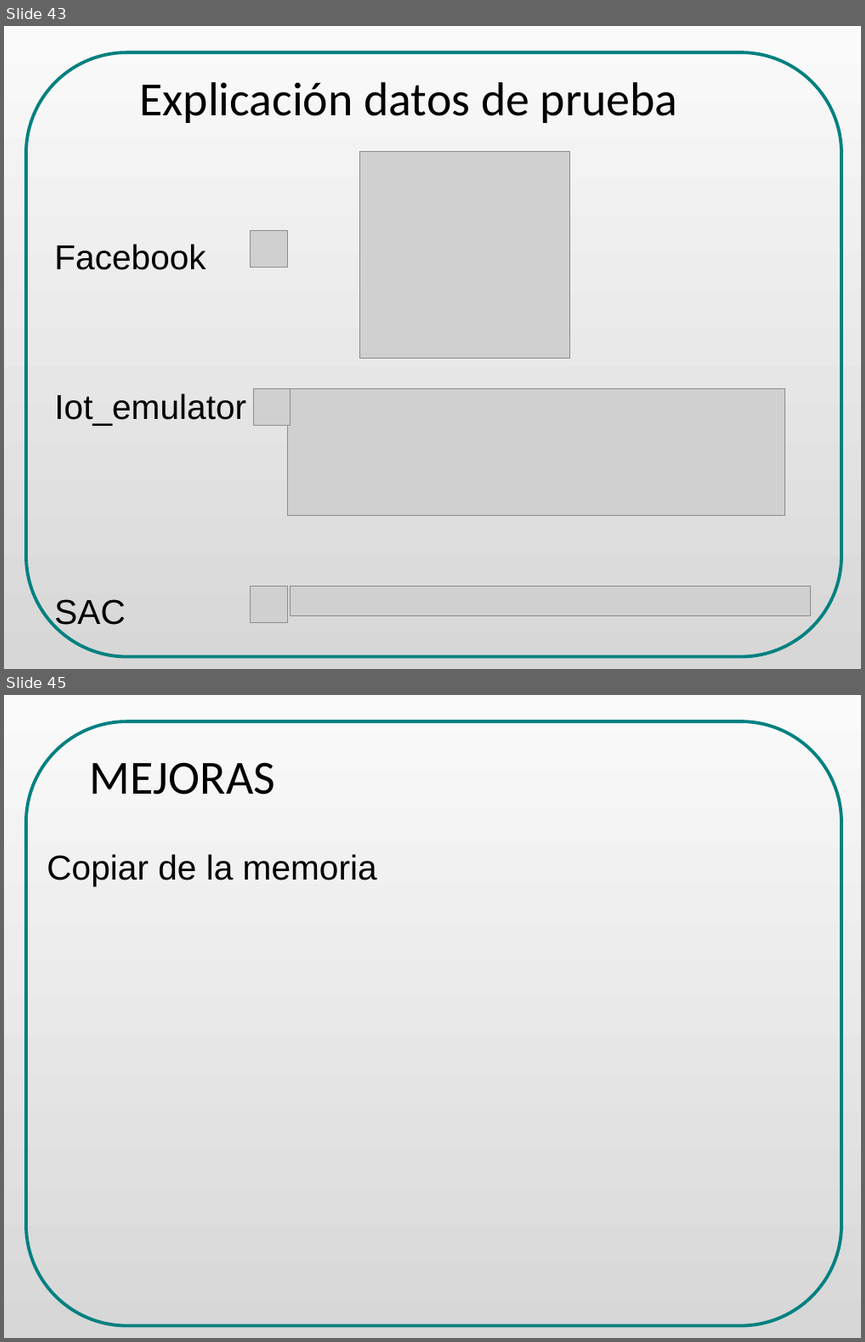
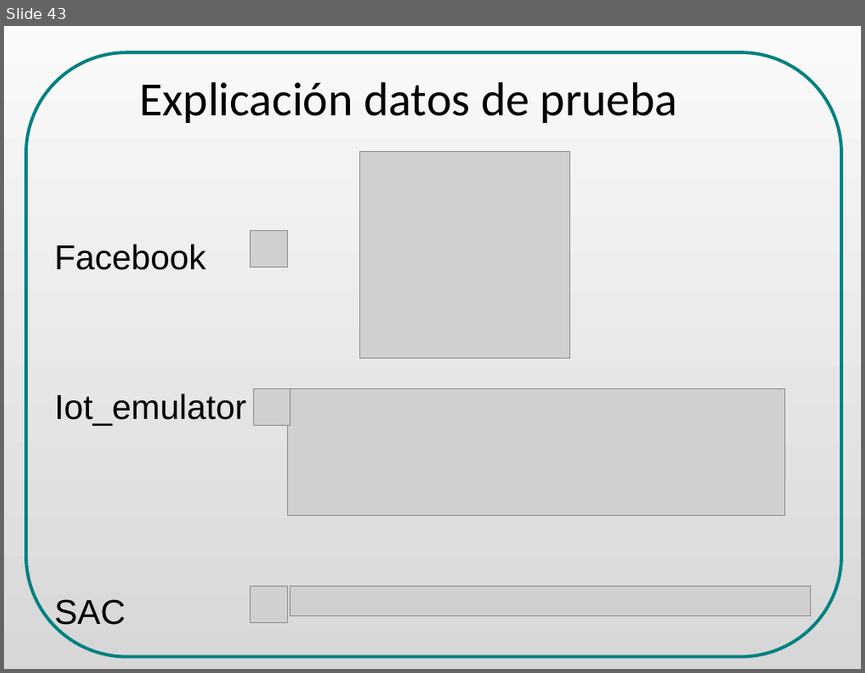
Before and after one commit to danielsalgadop/sac, a slide deck: docs/presentation/social_access_controller_ODP_final.odp. Shown one above the other, each under a label of ours: slides 43 and 45 before the commit, slide 43 after it; the slides between them are not shown. The pictures are 865x1342 and 865x673 pixels, drawn with LibreOffice and Linux fonts; fonts in the diff are those of the drawing; grey boxes stand for pictures. Boxes give left, top, right and bottom in pixels: in the first picture for what was removed or moved away, otherwise in the second. Text is boxed around its words. In the diff, an @@ line names an element or a change of style, - is before the commit and + after.

```diff
--- a/docs/presentation/social_access_controller_ODP_final.odp
+++ b/docs/presentation/social_access_controller_ODP_final.odp
@@ slide 45 removed at [4,695,861,1338], background gradient #FAFAFA to #D7D7D7 @@
@@ freeform shape removed at [26,721,841,1326] @@
@@ title removed at [90,762,275,794] @@
-MEJORAS
@@ text removed at [46,854,377,886] @@
-Copiar de la memoria
```
Also in this commit, not shown: 6 slides changed, 1 slide added.
